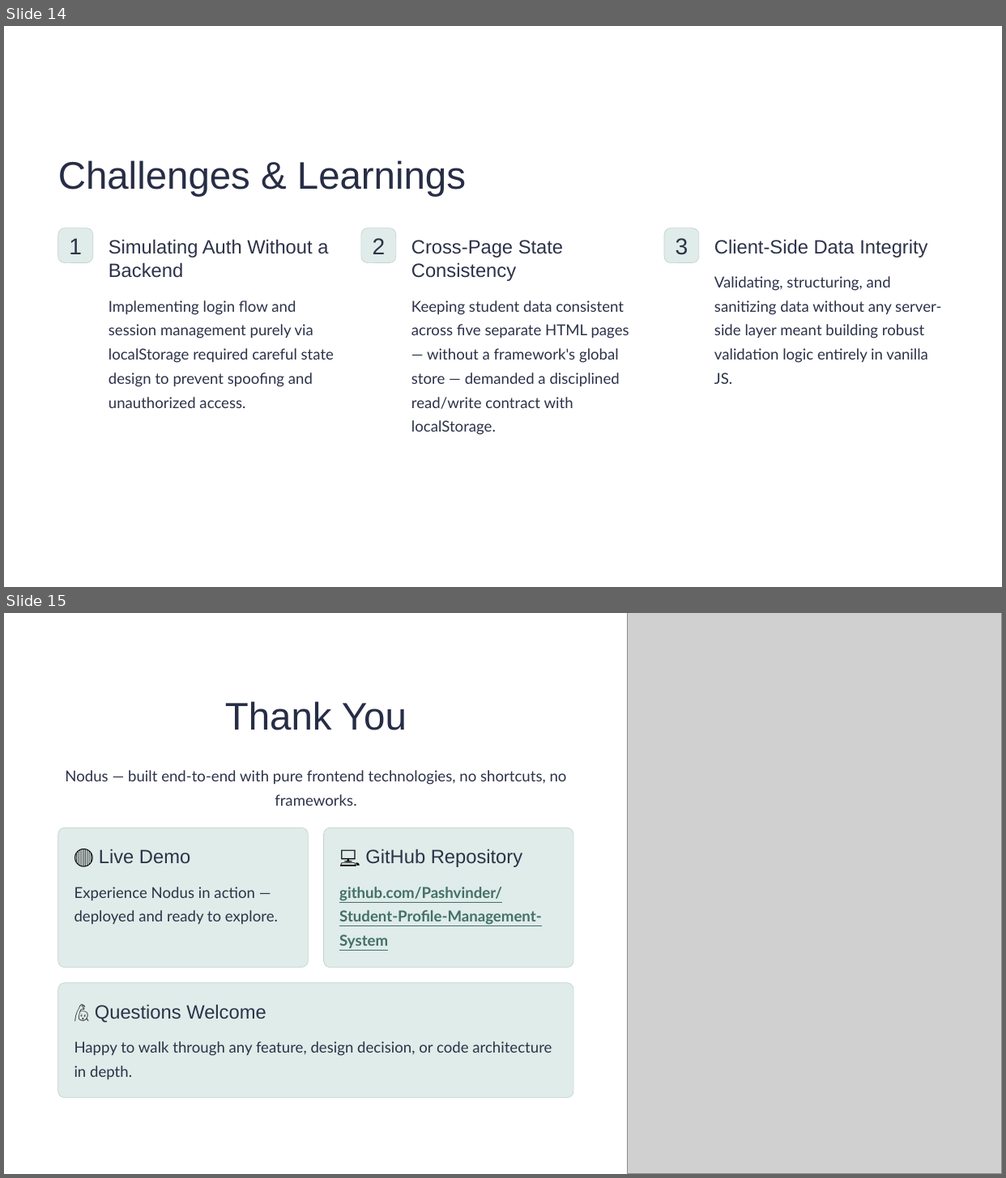
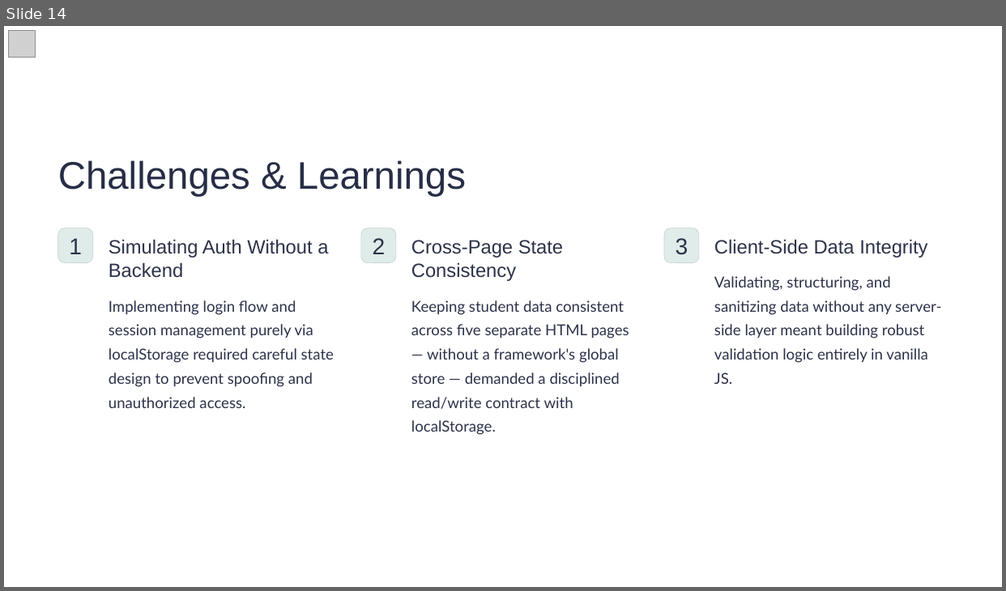
Before and after one commit to Pashvinder/Student-Profile-Management-System, a slide deck: files/Nodus.pptx. Shown one above the other, each under a label of ours: slides 14 and 15 before the commit, slide 14 after it. The pictures are 1006x1178 and 1006x591 pixels, drawn with LibreOffice and Linux fonts; fonts in the diff are those of the drawing; grey boxes stand for pictures; background and template pictures are left out. Boxes give left, top, right and bottom in pixels: in the first picture for what was removed or moved away, otherwise in the second. Text is boxed around its words. In the diff, an @@ line names an element or a change of style, - is before the commit and + after.

```diff
--- a/files/Nodus.pptx
+++ b/files/Nodus.pptx
@@ slide 15 removed at (4,613,1002,1174), background #FFFFFF; not listed: 1 template element that a slide beside it also shows @@
@@ picture removed at (628,613,1002,1174) @@
@@ text removed at (225,701,407,730) @@
-Thank You
@@ text removed at (65,770,567,806) @@
-Nodus — built end-to-end with pure frontend technologies, no shortcuts, no frameworks.
@@ rounded rectangle removed at (58,828,308,968) @@
@@ rounded rectangle removed at (324,828,573,968) @@
@@ text removed at (99,849,190,864) @@
-🔴 Live Demo
@@ text removed at (365,849,522,867) @@
-💻 GitHub Repository
@@ text removed at (74,887,278,924) @@
-Experience Nodus in action — deployed and ready to explore.
@@ text removed at (339,887,541,948) @@
-github.com/Pashvinder/Student-Profile-Management-System
@@ rounded rectangle removed at (58,983,573,1098) @@
@@ text removed at (95,1004,266,1023) @@
-🙋 Questions Welcome
@@ text removed at (74,1041,552,1080) @@
-Happy to walk through any feature, design decision, or code architecture in depth.
@@ slide 14 changed as well @@
@@ picture added at (9,31,36,58) @@
```
Also in this commit, not shown: 13 other slides changed, 1 slide added, 4 other files.
